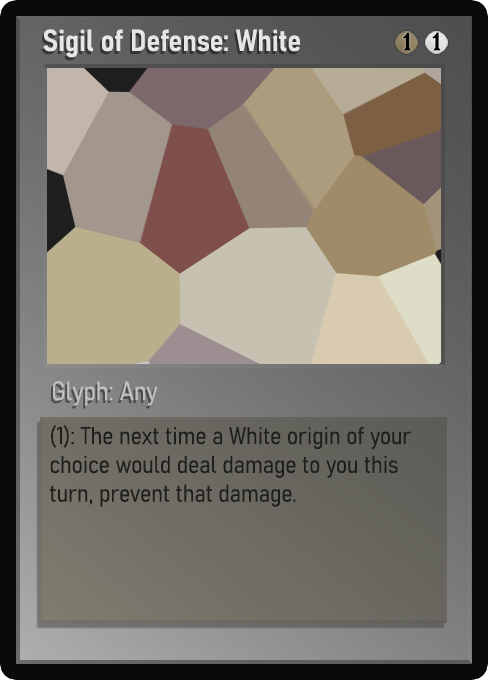
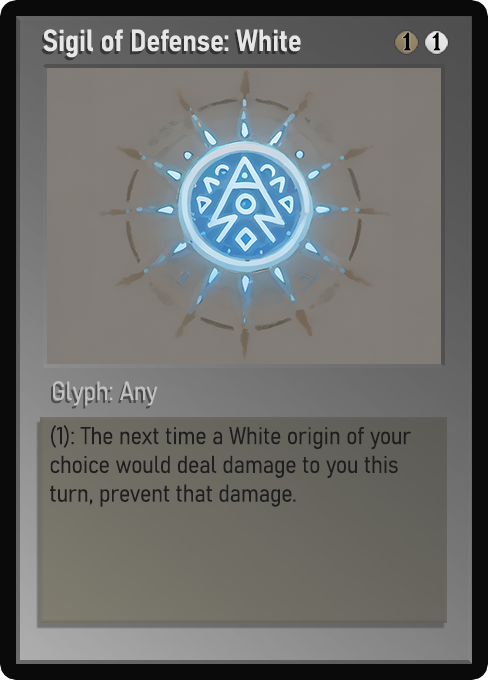
Layer changes from the first 488×680 image to the second:
painted on "Name" over <box>44,29,301,57</box>
painted on "Class" over <box>53,383,152,406</box>
painted on "Desc_norm" over <box>50,431,398,507</box>
painted on "Artwork" over <box>47,68,441,364</box>
